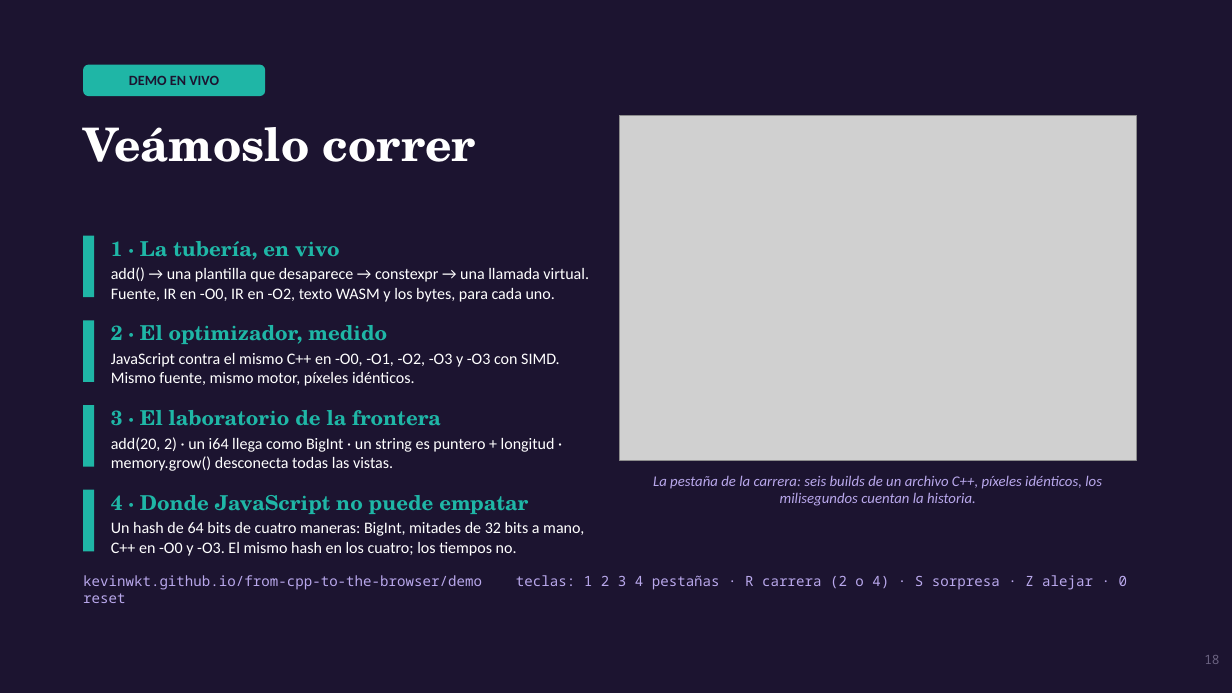
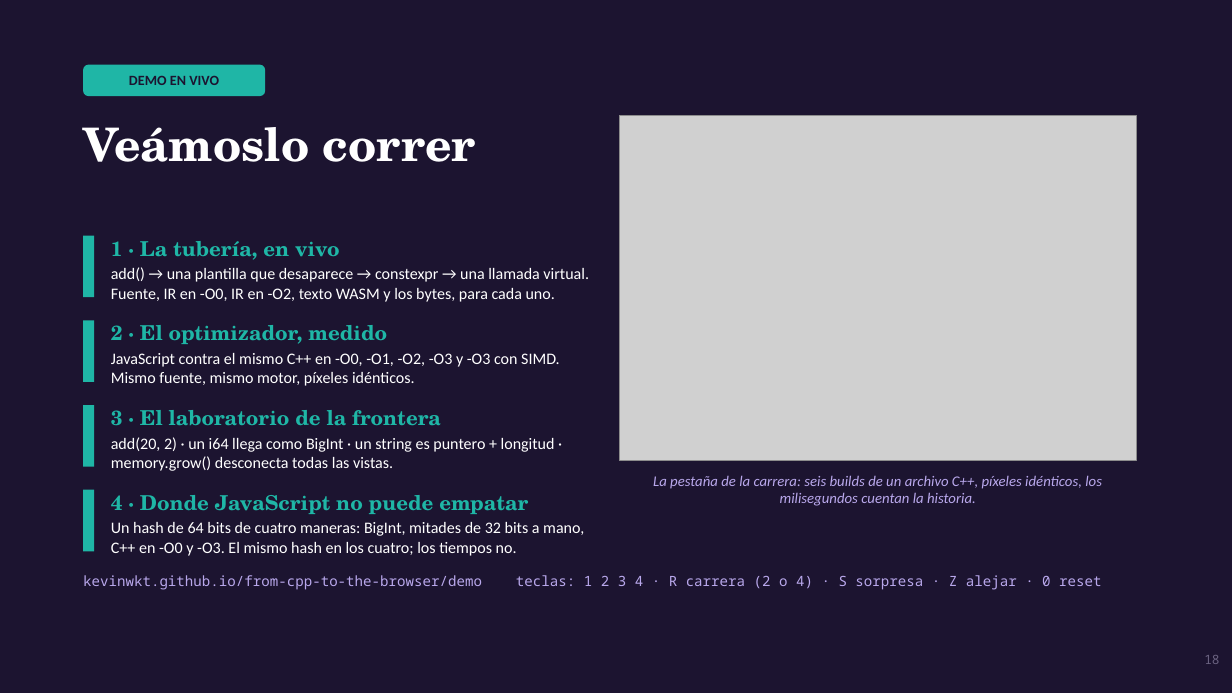
Before and after one commit to kevinwkt/from-cpp-to-the-browser, a slide deck: slide 18 of slides/From-Cpp-to-the-Browser-JSConfMX-2026-ES.pptx. Drawn at 1232x693 pixels with LibreOffice and Linux fonts; fonts in the diff are those of the drawing; grey boxes stand for pictures. Boxes give left, top, right and bottom in pixels: in the first picture for what was removed or moved away, otherwise in the second. Text is boxed around its words. In the diff, an @@ line names an element or a change of style, - is before the commit and + after.

```diff
--- a/slides/From-Cpp-to-the-Browser-JSConfMX-2026-ES.pptx
+++ b/slides/From-Cpp-to-the-Browser-JSConfMX-2026-ES.pptx
@@ text at (83, 575, 1101, 590): text changed @@
-kevinwkt.github.io/from-cpp-to-the-browser/demo teclas: 1 2 3 4 pestañas · R carrera (2 o 4) · S sorpresa · Z alejar · 0 reset
+kevinwkt.github.io/from-cpp-to-the-browser/demo teclas: 1 2 3 4 · R carrera (2 o 4) · S sorpresa · Z alejar · 0 reset
```
Also in this commit, not shown: 1 other slide changed, 2 other files.
